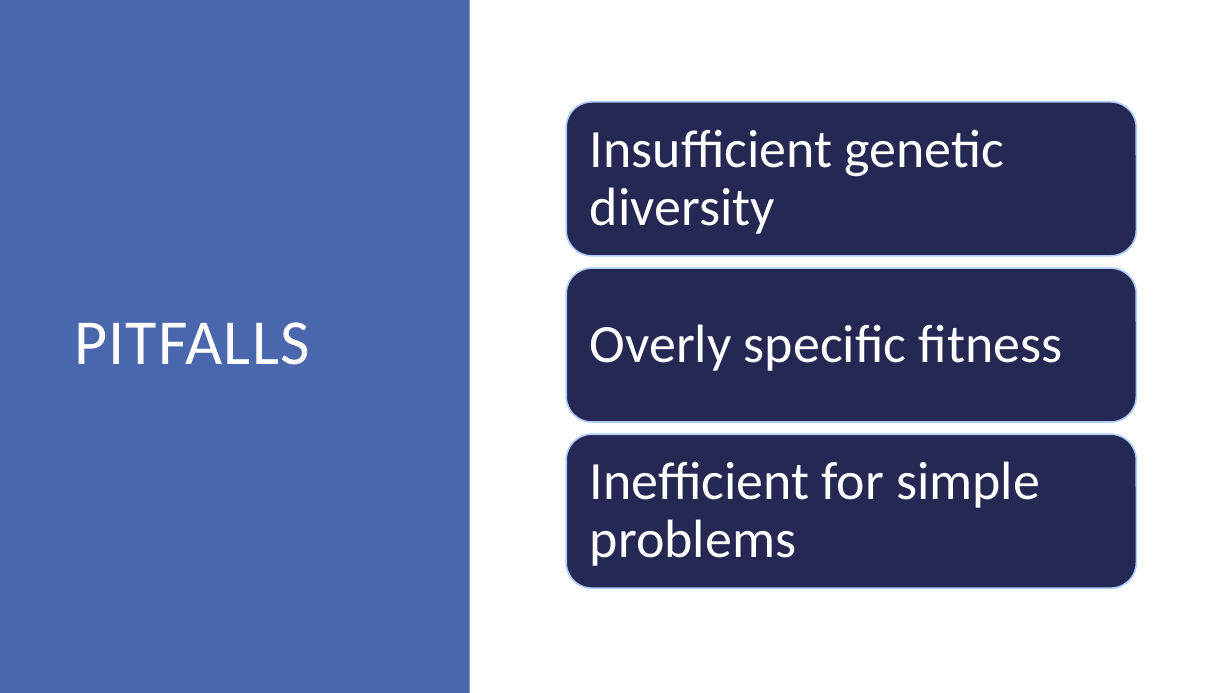
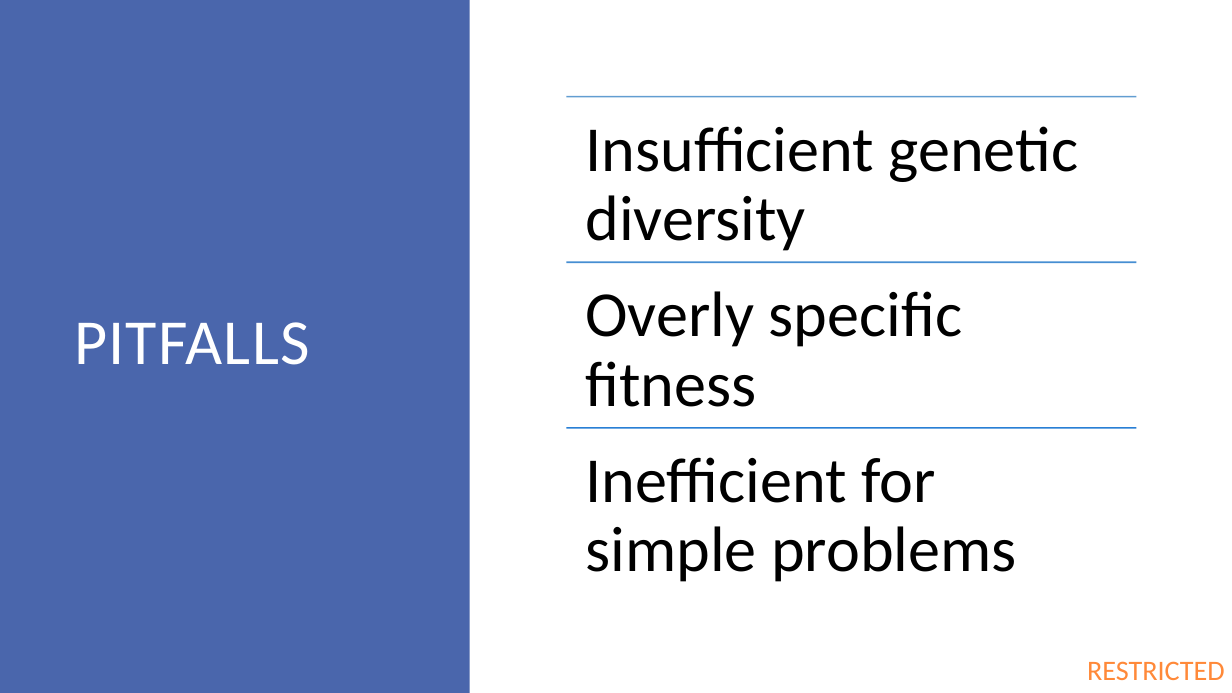
Before and after one commit to caseylmanus/gophercon-ga, a slide deck: slide 17 of Introduction to Genetic Algorithms in Go.pptx (slide 16 before the commit). Drawn at 1232x693 pixels with LibreOffice and Linux fonts; fonts in the diff are those of the drawing. Boxes give left, top, right and bottom in pixels: in the first picture for what was removed or moved away, otherwise in the second. Text is boxed around its words. In the diff, an @@ line names an element or a change of style, - is before the commit and + after.

```diff
--- a/Introduction to Genetic Algorithms in Go.pptx
+++ b/Introduction to Genetic Algorithms in Go.pptx
@@ size 42 to 50 pt, text colour #FFFFFF to #000000; more space between paragraphs; vertical alignment middle to top in 3 elements at [585, 291, 962, 407], [585, 457, 1016, 582], [585, 126, 1079, 251] @@
@@ rounded rectangle removed at [567, 102, 1137, 256] @@
@@ line added from (567, 97) to (1137, 97), #629DD1 1.25 pt @@
@@ text "Overly specific fitness": place and size @@
-text "Overly specific fitness" at [590, 324, 1063, 371]
+text "Overly specific fitness" at [585, 291, 962, 407]
@@ rounded rectangle removed at [567, 268, 1137, 422] @@
@@ line added from (567, 262) to (1137, 262), #468ED2 1.25 pt @@
@@ rounded rectangle removed at [567, 434, 1137, 589] @@
@@ line added from (567, 428) to (1137, 428), #297FD5 1.25 pt @@
@@ text added at [1087, 661, 1225, 680], 22 pt, text #FF8939 @@
+RESTRICTED
```
Also in this commit, not shown: 16 other slides changed, 1 slide added.
